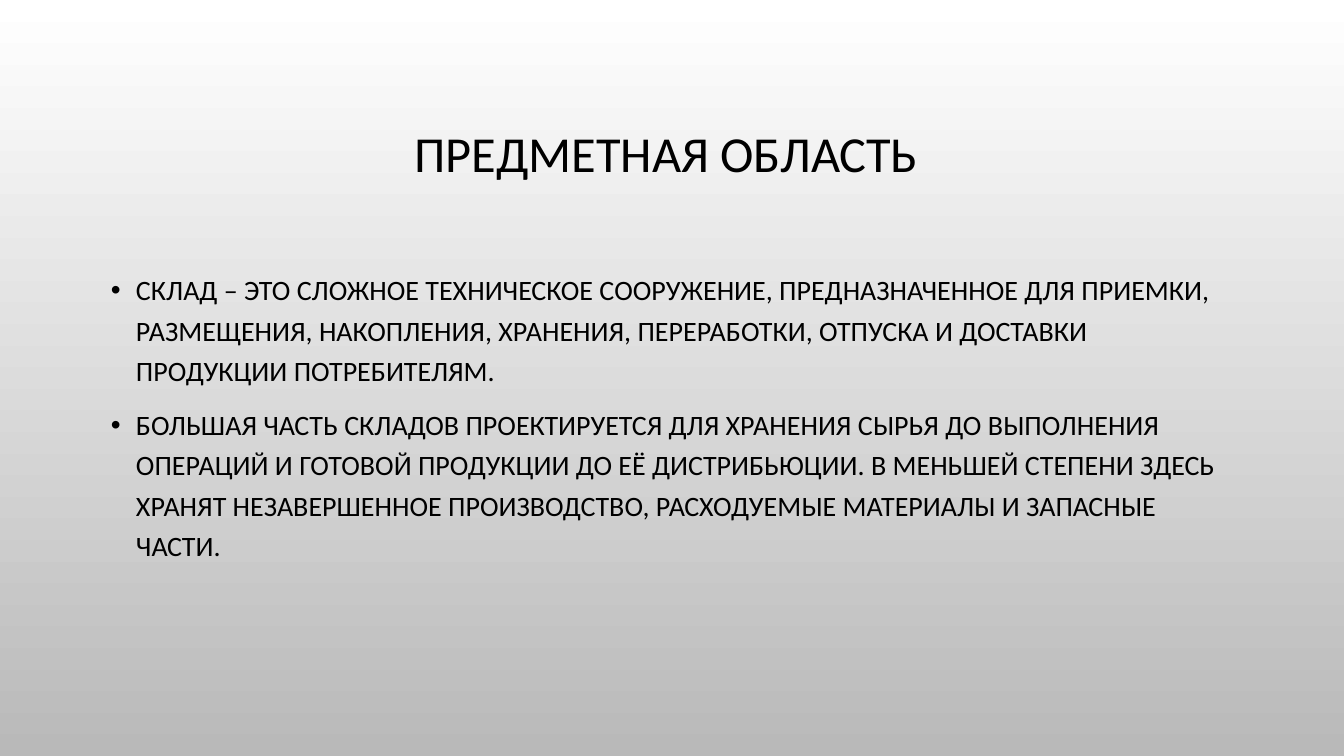
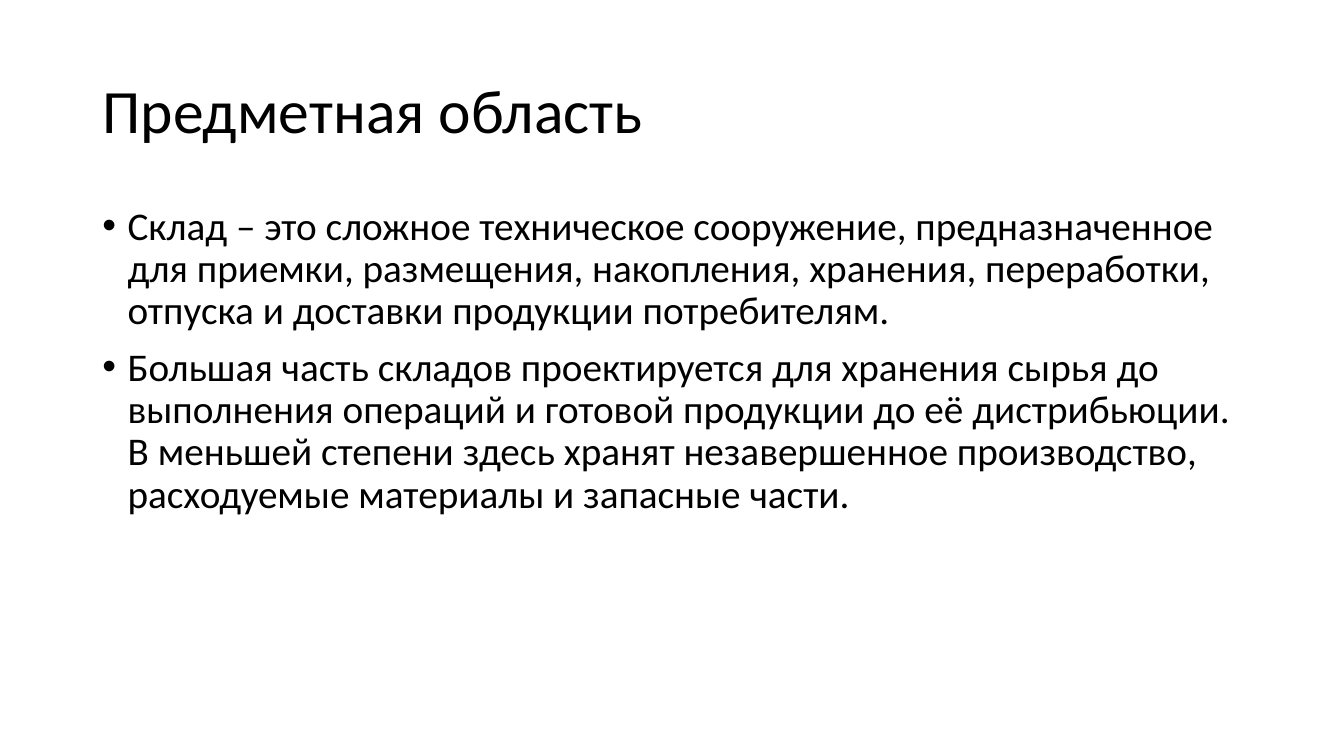
Before and after one commit to ChiCha10-11/Kursovoy, a slide deck: slide 3 of Курсовая работа.pptx. Drawn at 1344x756 pixels with LibreOffice and Linux fonts; fonts in the diff are those of the drawing; background and template pictures are left out. Boxes give left, top, right and bottom in pixels: in the first picture for what was removed or moved away, otherwise in the second. Text is boxed around its words. In the diff, an @@ line names an element or a change of style, - is before the commit and + after.

```diff
--- a/Курсовая работа.pptx
+++ b/Курсовая работа.pptx
@@ background picture (left out) to #FFFFFF @@
@@ title at bbox=[102, 91, 643, 143]: text changed; size 36 to 44 pt @@
-ПРЕДМЕТНАЯ ОБЛАСТЬ
+Предметная область
@@ text at bbox=[128, 214, 1229, 515]: text changed; size 20 to 28 pt @@
-• СКЛАД – ЭТО СЛОЖНОЕ ТЕХНИЧЕСКОЕ СООРУЖЕНИЕ, ПРЕДНАЗНАЧЕННОЕ ДЛЯ ПРИЕМКИ, РАЗМЕЩЕНИЯ, НАКОПЛЕНИЯ, ХРАНЕНИЯ, ПЕРЕРАБОТКИ, ОТПУСКА И ДОСТАВКИ ПРОДУКЦИИ ПОТРЕБИТЕЛЯМ.
-• БОЛЬШАЯ ЧАСТЬ СКЛАДОВ ПРОЕКТИРУЕТСЯ ДЛЯ ХРАНЕНИЯ СЫРЬЯ ДО ВЫПОЛНЕНИЯ ОПЕРАЦИЙ И ГОТОВОЙ ПРОДУКЦИИ ДО ЕЁ ДИСТРИБЬЮЦИИ. В МЕНЬШЕЙ СТЕПЕНИ ЗДЕСЬ ХРАНЯТ НЕЗАВЕРШЕННОЕ ПРОИЗВОДСТВО, РАСХОДУЕМЫЕ МАТЕРИАЛЫ И ЗАПАСНЫЕ ЧАСТИ.
+• Склад – это сложное техническое сооружение, предназначенное для приемки, размещения, накопления, хранения, переработки, отпуска и доставки продукции потребителям.
+• Большая часть складов проектируется для хранения сырья до выполнения операций и готовой продукции до её дистрибьюции. В меньшей степени здесь хранят незавершенное производство, расходуемые материалы и запасные части.
```
Also in this commit, not shown: 15 other slides changed, 1 other file.
